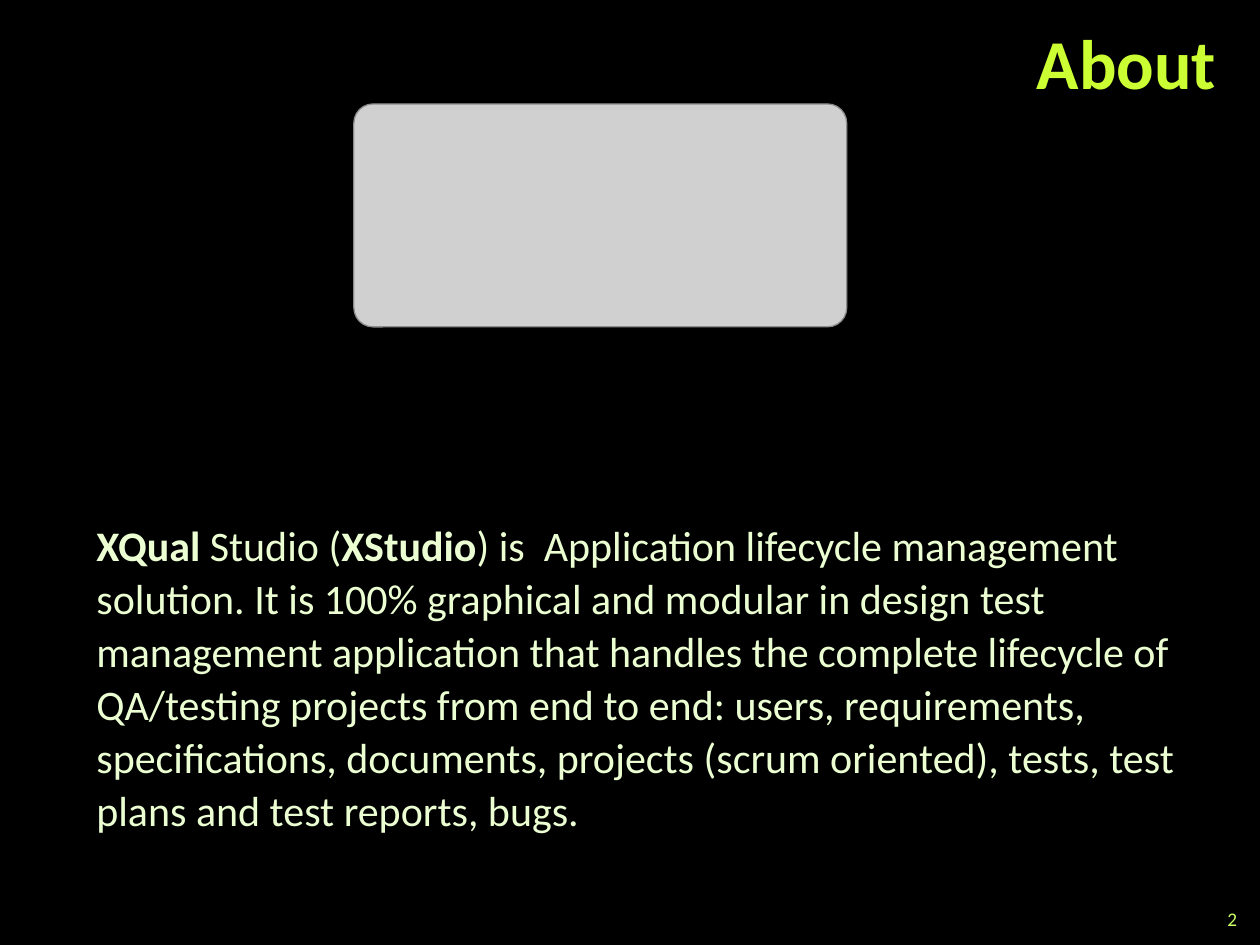
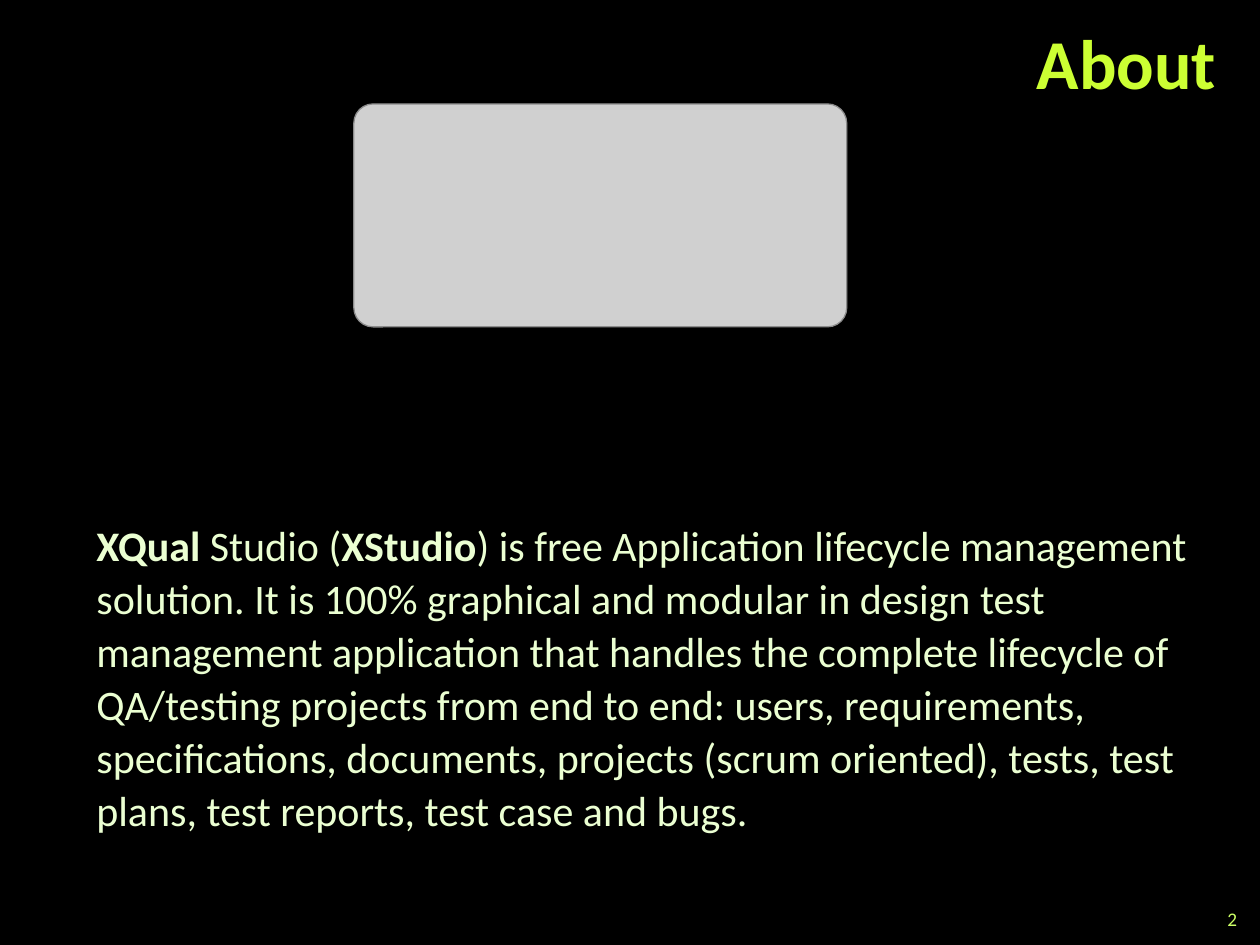
Before and after one commit to eandmir/TeamStarofSierraLeone, a slide deck: slide 2 of XStudio Test management tool.pptx. Drawn at 1260x945 pixels with LibreOffice and Linux fonts; fonts in the diff are those of the drawing; grey boxes stand for pictures; background and template pictures are left out. Boxes give left, top, right and bottom in pixels: in the first picture for what was removed or moved away, otherwise in the second. Text is boxed around its words. In the diff, an @@ line names an element or a change of style, - is before the commit and + after.

Commit message:
xstudio presentation improvements

```diff
--- a/XStudio Test management tool.pptx
+++ b/XStudio Test management tool.pptx
@@ text at [96,530,1186,834]: text changed @@
-XQual Studio (XStudio) is Application lifecycle management solution. It is 100% graphical and modular in design test management application that handles the complete lifecycle of QA/testing projects from end to end: users, requirements, specifications, documents, projects (scrum oriented), tests, test plans and test reports, bugs.
+XQual Studio (XStudio) is free Application lifecycle management solution. It is 100% graphical and modular in design test management application that handles the complete lifecycle of QA/testing projects from end to end: users, requirements, specifications, documents, projects (scrum oriented), tests, test plans, test reports, test case and bugs.
```
Also in this commit, not shown: 5 other slides changed.
